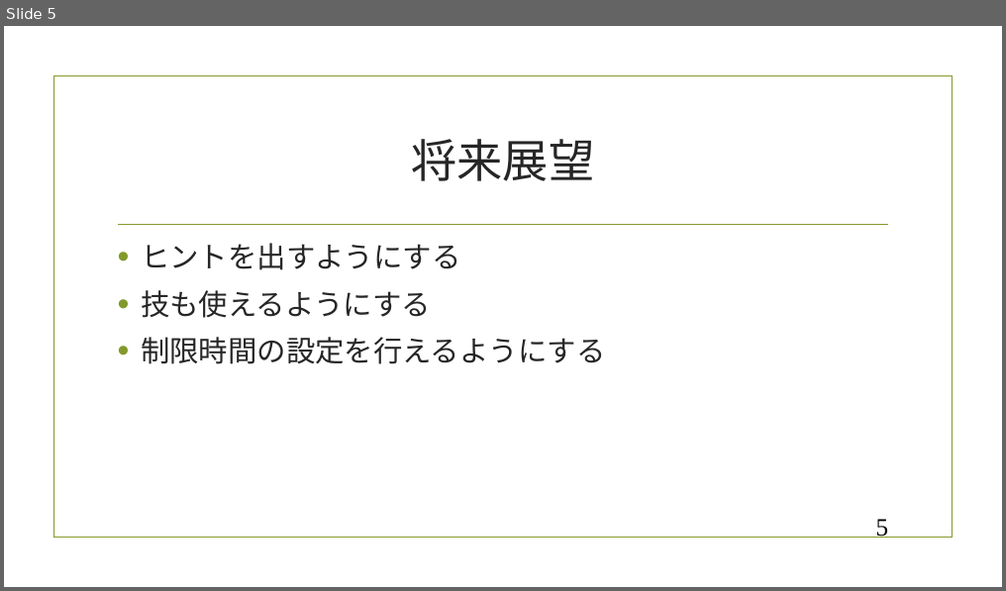
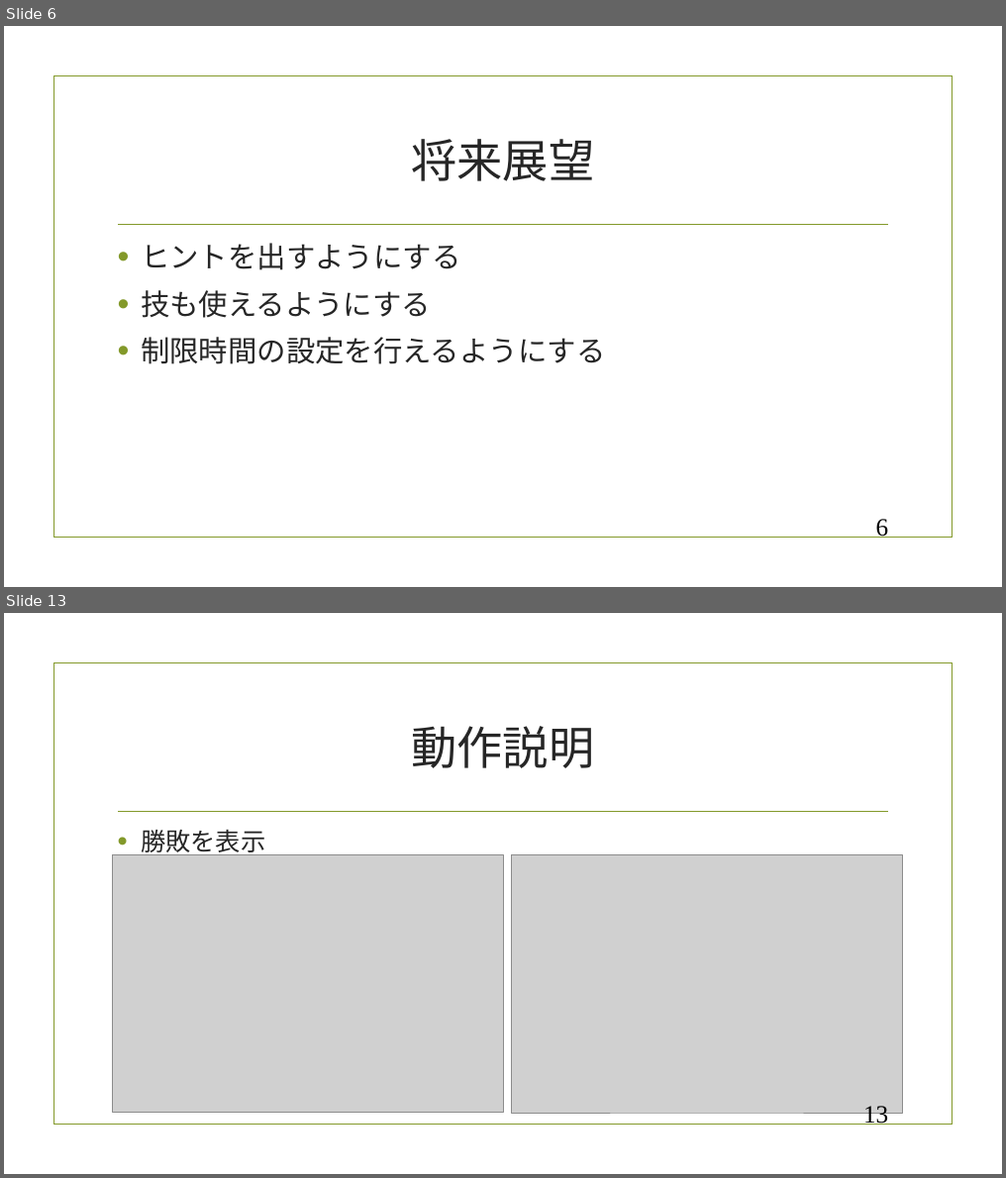
Before and after one commit to sho33/netprog2017-Final, a slide deck: netpro説明資料.pptx. Shown one above the other, each under a label of ours: slide 5 before the commit, slides 6 and 13 after it; the slides between them are not shown. The pictures are 1006x591 and 1006x1178 pixels, drawn with LibreOffice and Linux fonts; fonts in the diff are those of the drawing; grey boxes stand for pictures; background and template pictures are left out. Boxes give left, top, right and bottom in pixels: in the first picture for what was removed or moved away, otherwise in the second. Text is boxed around its words. In the diff, an @@ line names an element or a change of style, - is before the commit and + after.

Commit message:
パワーポイント完成 動作説明はスライド末尾に記載

```diff
--- a/netpro説明資料.pptx
+++ b/netpro説明資料.pptx
@@ slide 13 added at box(4, 613, 1002, 1174), background picture (left out); not listed: 2 template elements that a slide beside it also shows @@
@@ title added at box(411, 726, 594, 768), 44 pt, text #262626 @@
+動作説明
@@ text added at box(141, 830, 265, 858), 24 pt, text #262626 @@
+• 勝敗を表示
@@ picture added at box(113, 855, 503, 1112) @@
@@ picture added at box(512, 855, 903, 1113) @@
@@ page number added at box(863, 1106, 888, 1129), 24 pt, text #000000 @@
+13
@@ what was slide 5 is now slide 6 @@
@@ page number at box(876, 519, 889, 538): text changed @@
-5
+6
```
Also in this commit, not shown: 7 other slides added.
